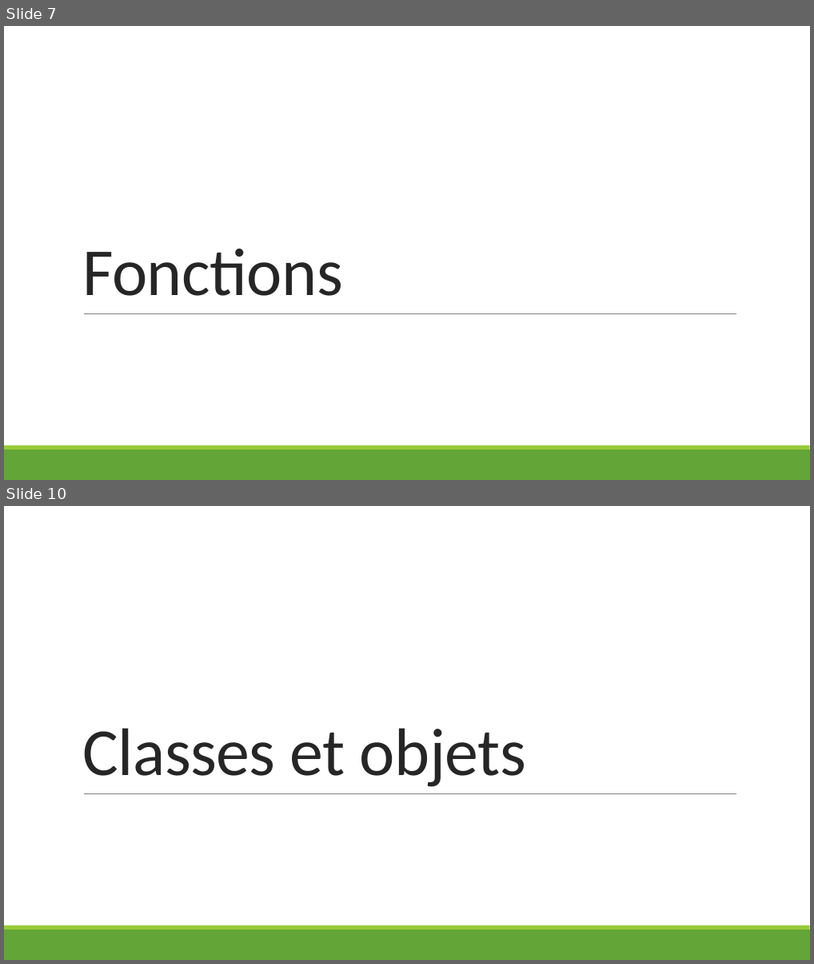
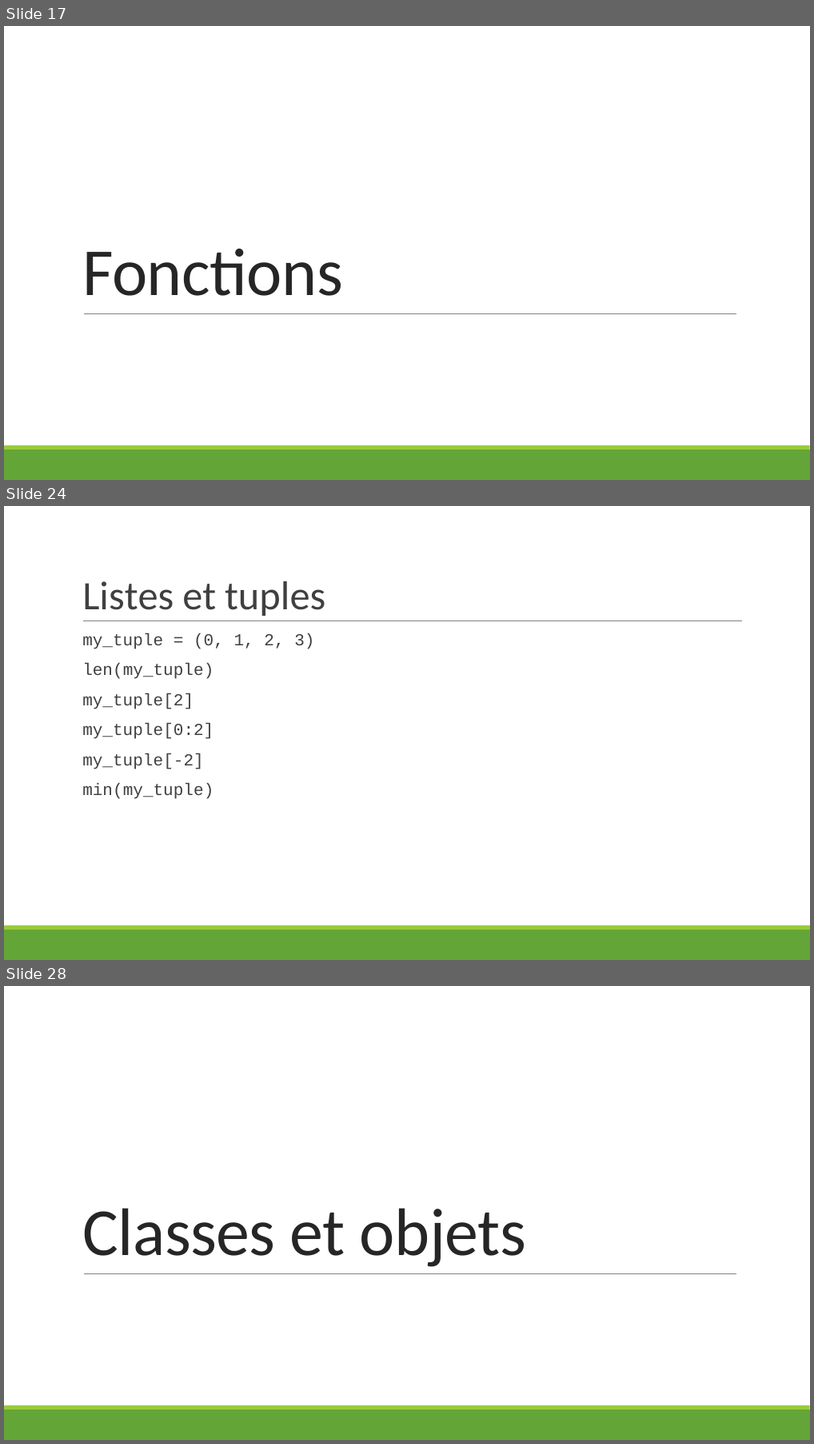
Before and after one commit to hermes-python-201910/courseware, a slide deck: slides.pptx. Shown one above the other, each under a label of ours: slides 7 and 10 before the commit, slides 17, 24 and 28 after it; the slides between them are not shown. The pictures are 814x964 and 814x1444 pixels, drawn with LibreOffice and Linux fonts; fonts in the diff are those of the drawing. Boxes give left, top, right and bottom in pixels: in the first picture for what was removed or moved away, otherwise in the second. Text is boxed around its words. In the diff, an @@ line names an element or a change of style, - is before the commit and + after.

```diff
--- a/slides.pptx
+++ b/slides.pptx
@@ slide 24 added at box(4, 506, 810, 960), background #FFFFFF; not listed: 2 template elements that a slide beside it also shows @@
@@ title added at box(82, 581, 326, 616), 48 pt, text #404040 @@
+Listes et tuples
@@ line added from (83, 621) to (742, 621), #808080 0.5 pt @@
@@ text added at box(82, 633, 314, 799), 20 pt, text #404040 @@
+  my_tuple = (0, 1, 2, 3)
+  len(my_tuple)
+  my_tuple[2]
+  my_tuple[0:2]
+  my_tuple[-2]
+  min(my_tuple)
@@ what was slide 7 is now slide 17 @@
@@ what was slide 10 is now slide 28 @@
```
Also in this commit, not shown: 21 other slides added, 4 slides removed.
